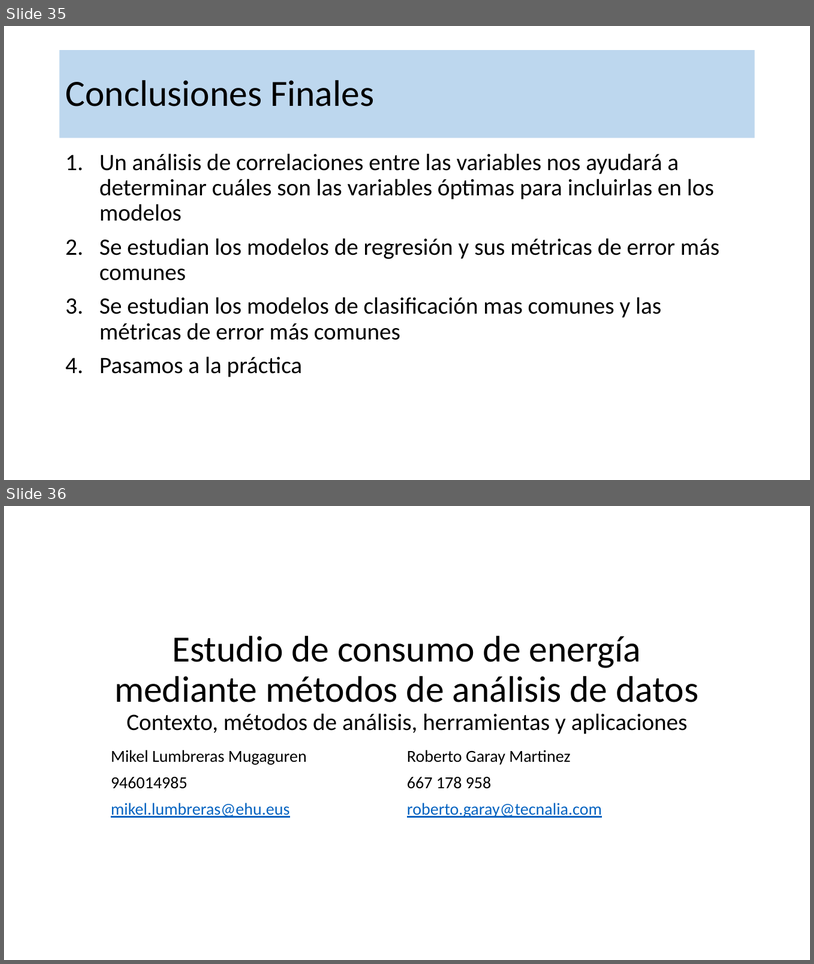
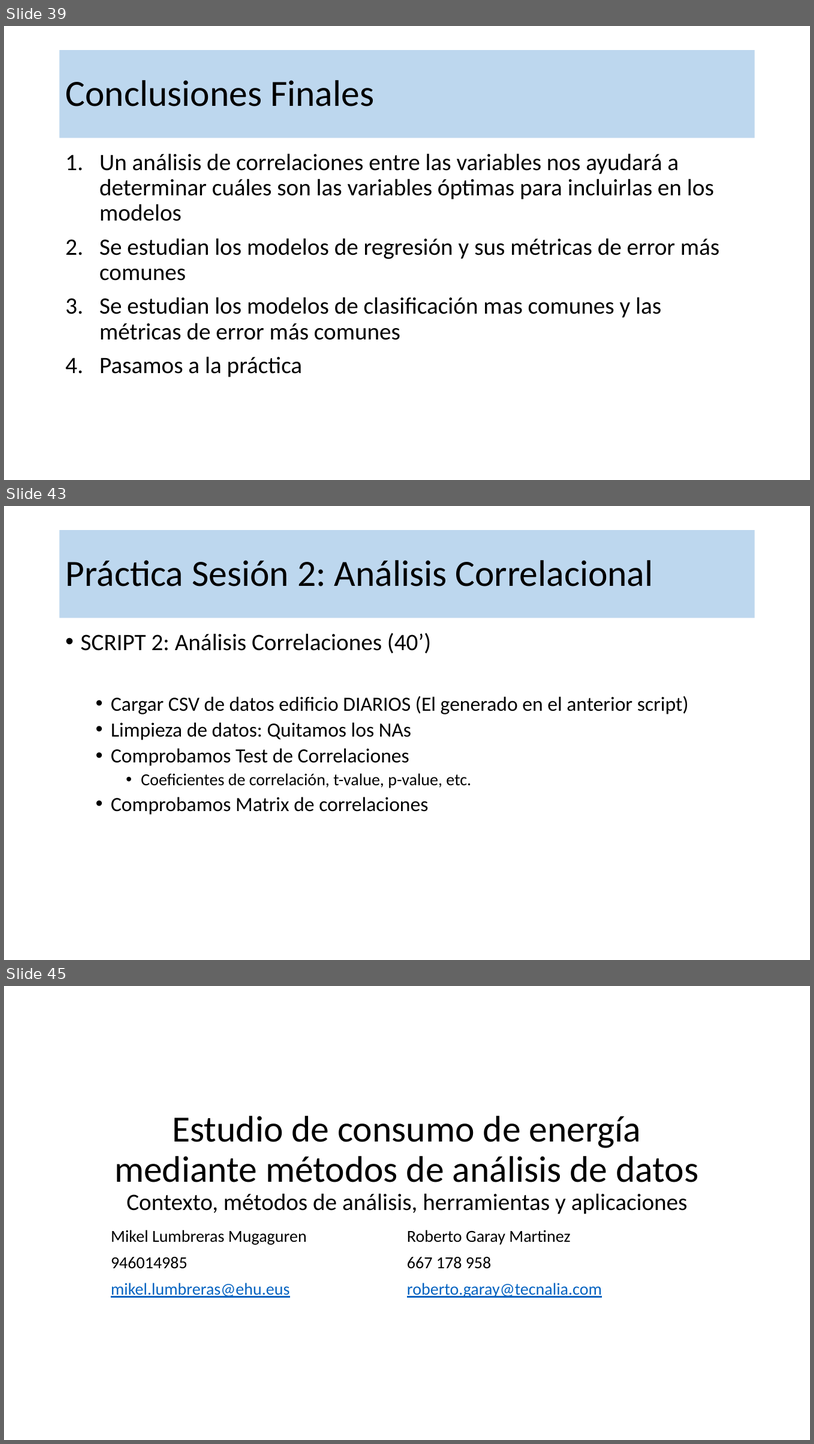
Before and after one commit to robgaray/EESIA_Consumo_Analisis_Datos_2021, a slide deck: 1_Presentaciones/Sesion_2_Teoría.pptx. Shown one above the other, each under a label of ours: slides 35 and 36 before the commit, slides 39, 43 and 45 after it; the slides between them are not shown. The pictures are 814x964 and 814x1444 pixels, drawn with LibreOffice and Linux fonts; fonts in the diff are those of the drawing; background and template pictures are left out. Boxes give left, top, right and bottom in pixels: in the first picture for what was removed or moved away, otherwise in the second. Text is boxed around its words. In the diff, an @@ line names an element or a change of style, - is before the commit and + after.

```diff
--- a/1_Presentaciones/Sesion_2_Teoría.pptx
+++ b/1_Presentaciones/Sesion_2_Teoría.pptx
@@ slide 43 added at (x1=4, y1=506, x2=810, y2=960), background #FFFFFF @@
@@ title added at (x1=60, y1=530, x2=755, y2=618), fill #BDD7EE, 44 pt, text #000000 @@
+Práctica Sesión 2: Análisis Correlacional
@@ text added at (x1=81, y1=633, x2=689, y2=814), 24 pt, text #000000 @@
+• SCRIPT 2: Análisis Correlaciones (40’)
+  • Cargar CSV de datos edificio DIARIOS (El generado en el anterior script)
+  • Limpieza de datos: Quitamos los NAs
+  • Comprobamos Test de Correlaciones
+    • Coeficientes de correlación, t-value, p-value, etc.
+  • Comprobamos Matrix de correlaciones
@@ what was slide 35 is now slide 39 @@
@@ what was slide 36 is now slide 45 @@
```
Also in this commit, not shown: 4 slides changed, 8 other slides added, 1 other file.
